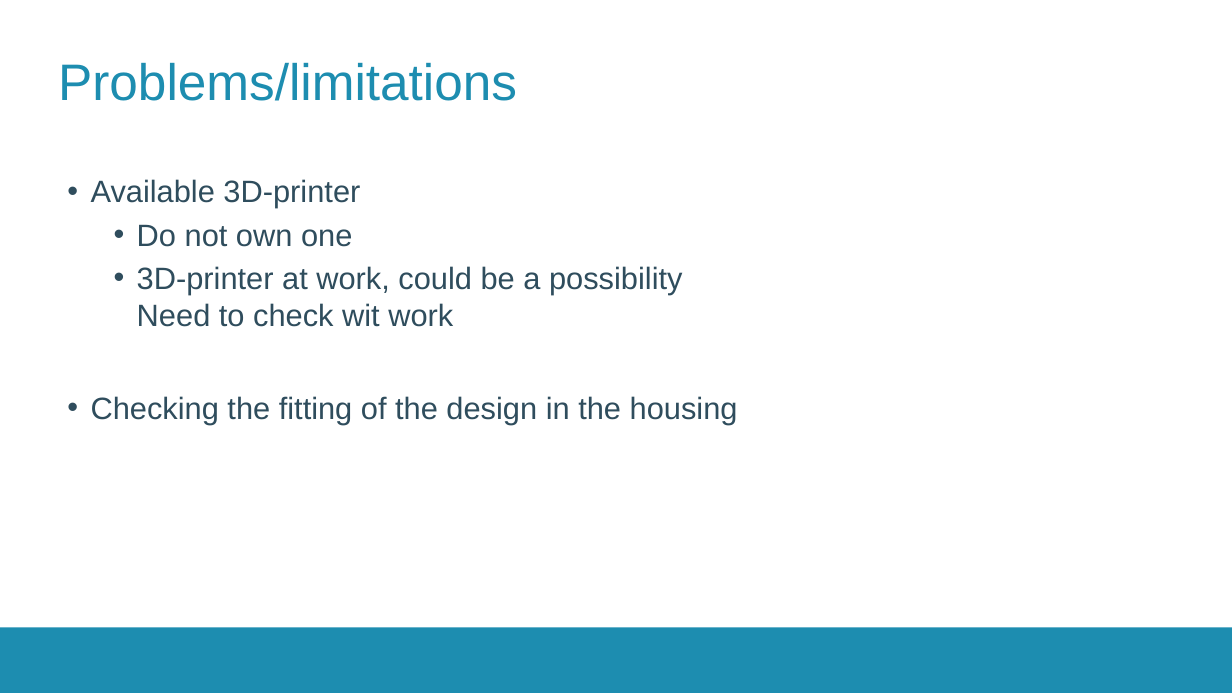
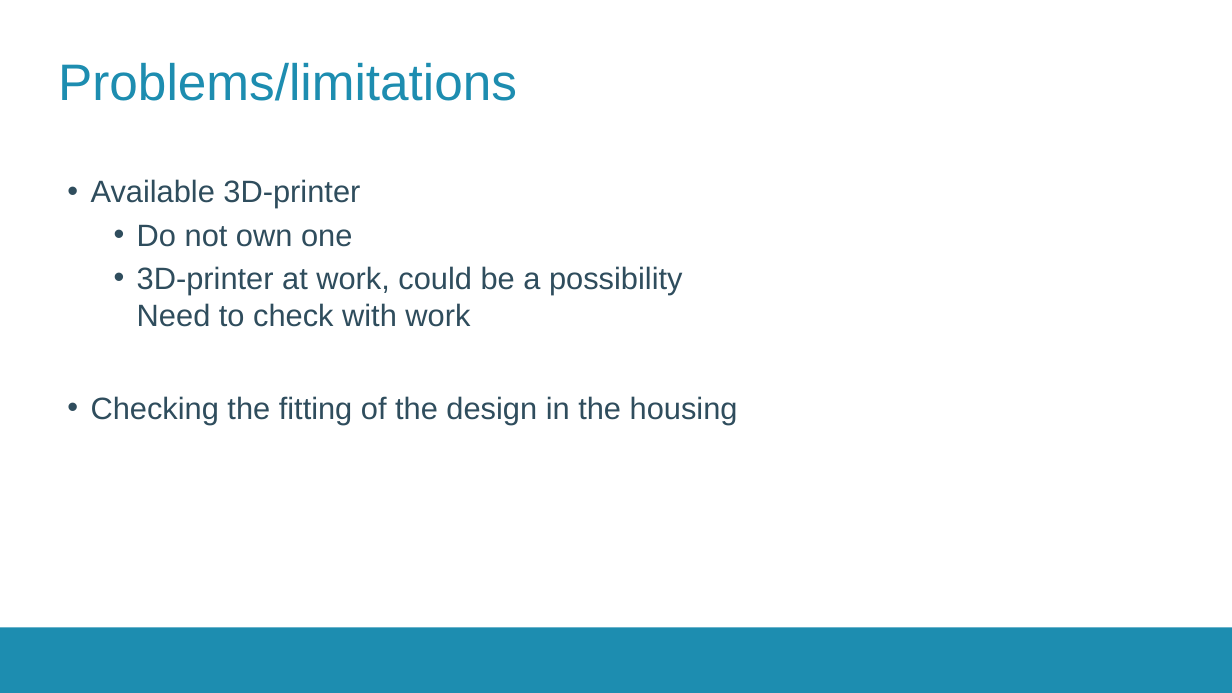
Before and after one commit to thomasf10/cosy_cafeteria, a slide deck: slide 9 of presentatie/tussentijdsepresentatie.pptx (slide 11 before the commit). Drawn at 1232x693 pixels with LibreOffice and Linux fonts; fonts in the diff are those of the drawing; background and template pictures are left out. Boxes give left, top, right and bottom in pixels: in the first picture for what was removed or moved away, otherwise in the second. Text is boxed around its words. In the diff, an @@ line names an element or a change of style, - is before the commit and + after.

```diff
--- a/presentatie/tussentijdsepresentatie.pptx
+++ b/presentatie/tussentijdsepresentatie.pptx
@@ text at (137,266,683,327): text changed @@
-  • 3D-printer at work, could be a possibility
-    Need to check wit work
+  • 3D-printer at work, could be a possibility
+    Need to check with work
```
Also in this commit, not shown: 2 other slides changed, 2 slides added.
